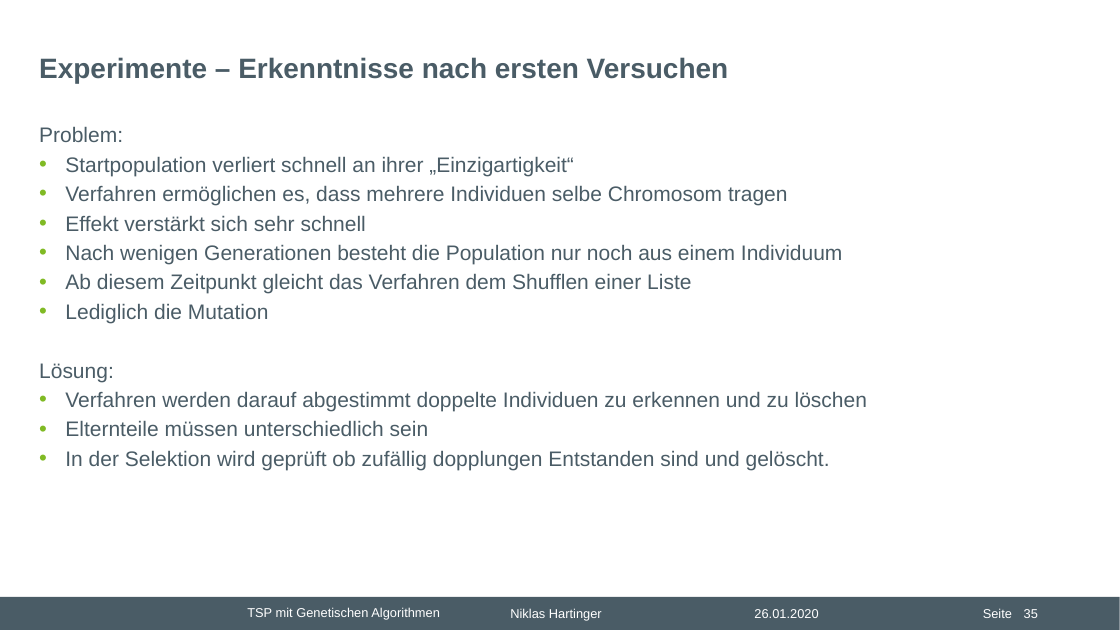
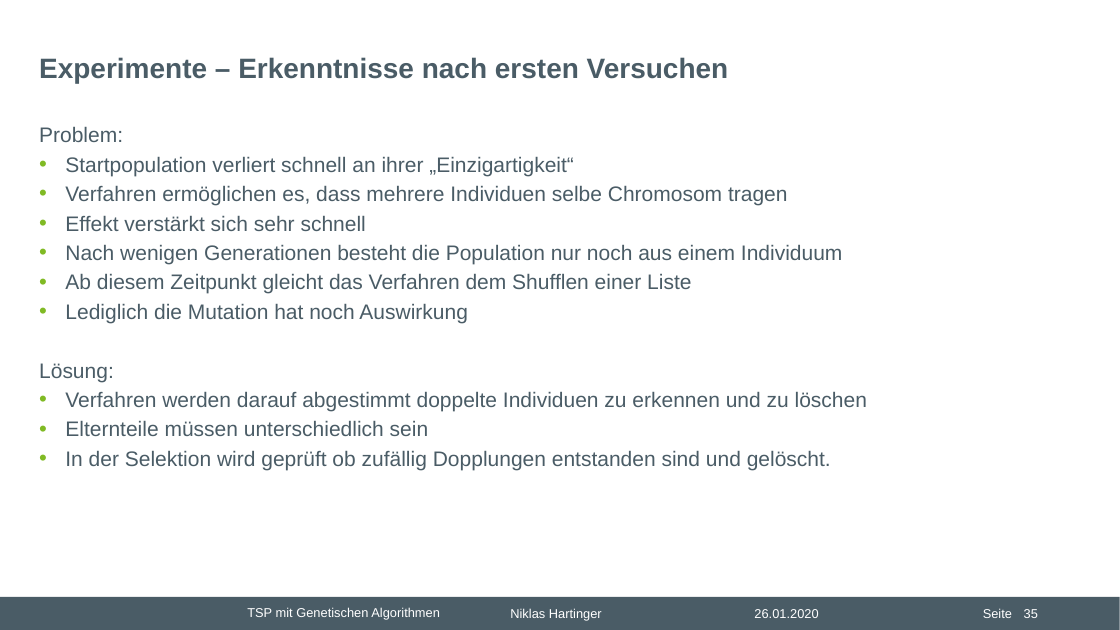
Before and after one commit to nhrt/Genetic-Algorithms, a slide deck: slide 35 of Projektvortrag/Präsentation Projektvortrag.pptx. Drawn at 1120x630 pixels with LibreOffice and Linux fonts; fonts in the diff are those of the drawing; background and template pictures are left out. Boxes give left, top, right and bottom in pixels: in the first picture for what was removed or moved away, otherwise in the second. Text is boxed around its words. In the diff, an @@ line names an element or a change of style, - is before the commit and + after.

```diff
--- a/Projektvortrag/Präsentation Projektvortrag.pptx
+++ b/Projektvortrag/Präsentation Projektvortrag.pptx
@@ text at box(65, 304, 467, 323): text changed @@
-• Lediglich die Mutation
+• Lediglich die Mutation hat noch Auswirkung
@@ text at box(65, 451, 831, 470): text changed @@
-• In der Selektion wird geprüft ob zufällig dopplungen Entstanden sind und gelöscht.
+• In der Selektion wird geprüft ob zufällig Dopplungen entstanden sind und gelöscht.
```
Also in this commit, not shown: 18 other slides changed, 15 other files.
